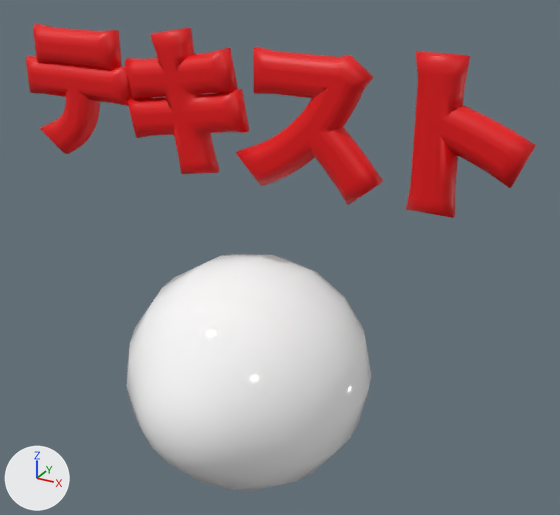
The glTF model assets/model2.glb, before and after one commit.
Camera for both pictures: a 50 mm lens placed at (2.9, -5.78, 3.43), pointed at (0.26, -0.97, 1.03). Arrows for +X, +Y and +Z are at lower left; the lights stay in place. Where no turn or scale is listed for an object, it has been applied to the vertices. Vertices at the same position are counted once.

The older version as bpy lines, for what is in view:
```python
mat_マテリアル = principled_material('マテリアル')
mat_マテリアル.base_color = (0.8, 0.0, 0.00197)  # red #e70006
mat_目 = principled_material('目')
mat_目.base_color = (1.0, 1.0, 1.0)  # white #ffffff
mat_目.roughness = 0.0
me_テキスト = bpy.data.meshes.new('テキスト')
me_テキスト.from_pydata(...)  # 6952 vertices, 13884 faces; spans x -0.01..3.97, y -0.1..0.1, z -0.17..0.91
me_テキスト.materials.append(mat_マテリアル)  # red #e70006
me_球_001 = bpy.data.meshes.new('球.001')
me_球_001.from_pydata(...)  # 307 vertices, 592 faces; spans x -1.0..1.0, y -1.08..1.0, z -0.95..0.95
# faces by material slot: [480, 112]
me_球_001.materials.append(mat_目)  # white #ffffff
me_球_001.materials.append(mat_眼球)  # white #ffffff
ob_テキスト = bpy.data.objects.new('テキスト', me_テキスト)
ob_テキスト.location = (-1.888, -1.202, 1.822)
ob_球 = bpy.data.objects.new('球', me_球_001)
ob_球.location = (0.031, -1.077, 0.025)
```
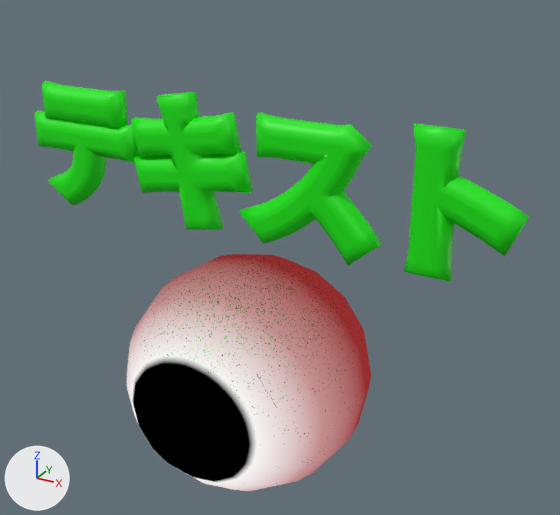
What changed in the scene script:
```text
Add img_無題:
    img_無題 = load_image('無題', '_unpacked/__', 1024, 1024, 'sRGB')
Change mat_目:
    remove # nodes: BsdfPrincipled, OutputMaterial
    remove # colours: white #ffffff
    nodes: BsdfTransparent, Emission, LightPath, MixShader, OutputMaterial, TexImage
    uses the picture img_無題
Change mat_マテリアル:
    mat_マテリアル.base_color: (0.8, 0.0, 0.00197) -> (0.00458, 0.801, 0.0)  # red #e70006 -> green #0ee700
Change me_球_001:
    used by ob_球; location = (0.031, -1.077, 0.025)
    remove me_球_001.from_pydata(...)  # 307 vertices, 592 faces; spans x -1.0..1.0, y -1.08..1.0, z -0.95..0.95
    add me_球_001.from_pydata(...)  # 7259 vertices, 14476 faces; spans x -1.91..2.07, y -0.94..1.14, z -0.95..2.27
    me_球_001 part 1: the loose piece of 242 vertices spanning x -1.0..1.0, y -1.08..1.0, z -0.95..0.95 is moved by (0.0, 0.14, 0.0)
    me_球_001 part 2: a new loose piece of 2288 vertices spanning x -0.92..0.12, y -0.08..0.12, z 1.19..2.27, in mat_マテリアル (green #0ee700)
    me_球_001 part 3: a new loose piece of 1628 vertices spanning x 0.03..1.14, y -0.08..0.12, z 1.18..2.18, in mat_マテリアル (green #0ee700)
    me_球_001 part 4: a new loose piece of 1243 vertices spanning x -1.91..-0.89, y -0.08..0.12, z 1.19..1.96, in mat_マテリアル (green #0ee700)
    me_球_001 part 5: a new loose piece of 979 vertices spanning x 1.31..2.07, y -0.08..0.12, z 1.23..2.23, in mat_マテリアル (green #0ee700)
    me_球_001 part 6: a new loose piece of 814 vertices spanning x -1.79..-1.0, y -0.08..0.12, z 1.91..2.21, in mat_マテリアル (green #0ee700)
    add me_球_001.materials.append(mat_マテリアル)  # green #0ee700
Change ob_球:
    ob_球.location: (0.031, -1.077, 0.025) -> (0.031, -1.221, 0.025)
Remove ob_テキスト:
    ob_テキスト = bpy.data.objects.new('テキスト', me_テキスト)
    ob_テキスト.location = (-1.888, -1.202, 1.822)
```

Pixel boxes [x1, y1, x2, y2] of what changed, in the pictures (560 x 515 px; the box of a moved part takes in the faces that stretch with it):
'球', surface changed, recoloured, reshaped, moved (102% wider, 73% taller)
    before: [127, 254, 371, 491]
    after: [35, 81, 529, 491]
'テキスト', deleted (red)
    before: [26, 24, 536, 218]
part 1 of me_球_001, moved or reshaped
    both: [127, 254, 371, 491]
part 2 of me_球_001, added (green)
    after: [131, 92, 252, 230]
part 3 of me_球_001, added (green)
    after: [239, 112, 382, 265]
part 4 of me_球_001, added (green)
    after: [35, 111, 139, 205]
part 5 of me_球_001, added (green)
    after: [404, 124, 529, 281]
part 6 of me_球_001, added (green)
    after: [42, 81, 128, 129]
